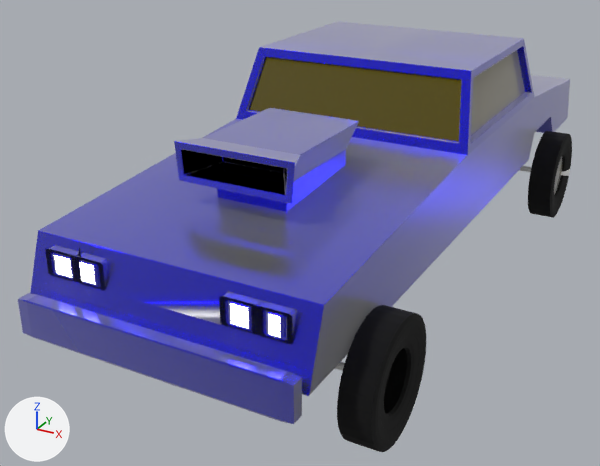
Two versions of the glTF model vehicles/sedan.glb, one commit apart.
Before and after are seen from a camera (50 mm lens) standing at (2.71, -5.71, 3.19) and looking at (-0.44, 0.01, 0.32). The lights are fixed; the arrows at lower left show +X, +Y and +Z. The picture after the commit comes second. Vertices at exactly the same position are counted once.

Objects in the first picture: 'LeftFrontTire', 'LeftRearTire', 'body'.
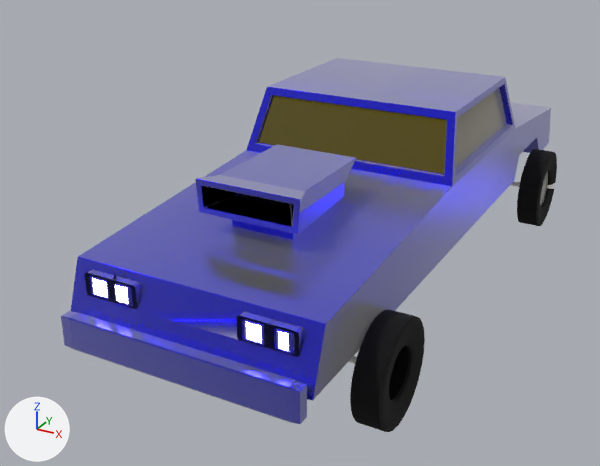
Pixel boxes [x1, y1, x2, y2] of what changed, in the pictures (600 x 466 px; the box of a moved part takes in the faces that stretch with it):
'body', reshaped, moved (11% narrower, 9% shorter)
    before: [18, 21, 570, 424]
    after: [61, 58, 551, 424]
'LeftFrontTire', moved, rescaled (16% narrower, 16% shorter)
    before: [337, 305, 426, 452]
    after: [350, 309, 425, 432]
'LeftRearTire', moved, rescaled (9% narrower, 11% shorter)
    before: [528, 131, 572, 218]
    after: [517, 149, 557, 226]
part 1 of me_circle_001, moved or reshaped
    before: [219, 292, 296, 344]
    after: [237, 312, 302, 357]
part 2 of me_circle_001, moved or reshaped
    before: [45, 245, 109, 290]
    after: [84, 270, 140, 309]
part 3 of me_circle_001, moved or reshaped
    before: [18, 293, 302, 424]
    after: [61, 311, 307, 424]
part 4 of me_circle_001, moved or reshaped
    before: [174, 108, 359, 212]
    after: [195, 144, 356, 240]
part 5 of me_circle_001, moved or reshaped (mostly hidden)
    before: [520, 166, 532, 172]
    after: [511, 182, 520, 187]
part 6 of me_circle_001, moved or reshaped (mostly hidden)
    before: [335, 362, 345, 371]
    after: [349, 356, 357, 363]
part 7 of me_circle_001, moved or reshaped
    before: [30, 21, 570, 396]
    after: [71, 58, 551, 401]

The change, as a diff of the scene's bpy script:
```diff
--- a/vehicles/sedan.glb.py
+++ b/vehicles/sedan.glb.py
@@ me_circle_001 @@
 # used by ob_body; location = (0.0, 0.0, 0.071)
-me_circle_001.from_pydata(...)  # 1384 vertices, 2712 faces; spans x -1.15..1.1, y -2.62..3.66, z 0.32..1.76
+me_circle_001.from_pydata(...)  # 1384 vertices, 2712 faces; spans x -1.04..1.0, y -2.37..3.31, z 0.29..1.59
+# me_circle_001 part 1: the loose piece of 216 vertices spanning x 0.4..0.85, y -2.42..-2.24, z 0.81..1.0 is scaled about the mesh origin by 0.904
+# me_circle_001 part 2: the loose piece of 216 vertices spanning x -0.87..-0.42, y -2.42..-2.24, z 0.73..1.07 is scaled about the mesh origin by 0.904
+# me_circle_001 part 3: the loose piece of 24 vertices spanning x -0.95..0.97, y -2.62..-2.52, z 0.47..0.73 is scaled about the mesh origin by 0.904
+# me_circle_001 part 4: the loose piece of 88 vertices spanning x -0.44..0.44, y -1.65..-0.59, z 1.03..1.53 is scaled about the mesh origin by 0.904
+# me_circle_001 part 5: the loose piece of 64 vertices spanning x -1.08..1.05, y 2.27..2.32, z 0.34..0.38 is scaled about its middle by 0.904, then moved by (0.0, 0.02, -0.03)
+# me_circle_001 part 6: the loose piece of 64 vertices spanning x -1.15..1.1, y -1.84..-1.79, z 0.32..0.37 is scaled about its middle by 0.904, then moved by (0.0, 0.37, -0.03)
+# me_circle_001 part 7: 304 of 1384 vertices moved; they spanned x -1.01..0.99, y -2.5..3.55, z 0.59..1.76 and now span x -0.91..0.9, y -2.26..3.21, z 0.52..1.59; mean shift (0.0, 0.03, -0.11); largest move (-1.01, 3.55, 0.59) -> (-0.91, 3.21, 0.53)
+# other edits to the shape of me_circle_001 do not show in these pictures
 me_circle_001.materials.append(mat_material_001)
@@ me_cylinder_002 @@
 # used by ob_leftfronttire; location = (1.121, -1.805, 0.418)
-me_cylinder_002.from_pydata(...)  # 1184 vertices, 2302 faces; spans x -0.113..0.123, y -0.414..0.414, z -0.414..0.414
+me_cylinder_002.from_pydata(...)  # 1184 vertices, 2302 faces; spans x -0.103..0.112, y -0.375..0.375, z -0.375..0.375
+# me_cylinder_002 part 8: the whole mesh is scaled about its middle by 0.904
 me_cylinder_002.materials.append(mat_tires)
@@ me_cylinder_003 @@
 # used by ob_leftreartire; location = (1.125, 2.288, 0.415)
-me_cylinder_003.from_pydata(...)  # 1216 vertices, 2428 faces; spans x -0.117..0.119, y -0.415..0.414, z -0.414..0.415
+me_cylinder_003.from_pydata(...)  # 1216 vertices, 2428 faces; spans x -0.106..0.108, y -0.375..0.374, z -0.375..0.375
+# me_cylinder_003 part 9: the whole mesh is scaled about its middle by 0.904
 me_cylinder_003.materials.append(mat_tires)
@@ ob_body @@
 ob_body = bpy.data.objects.new('body', me_circle_001)
-ob_body.location = (0.0, 0.0, 0.071)
+ob_body.location = (0.0, -0.013, -0.072)
@@ ob_leftfronttire @@
 ob_leftfronttire = bpy.data.objects.new('LeftFrontTire', me_cylinder_002)
-ob_leftfronttire.location = (1.121, -1.805, 0.418)
+ob_leftfronttire.location = (1.013, -1.46, 0.24)
@@ ob_leftreartire @@
 ob_leftreartire = bpy.data.objects.new('LeftRearTire', me_cylinder_003)
-ob_leftreartire.location = (1.125, 2.288, 0.415)
+ob_leftreartire.location = (1.013, 2.296, 0.252)
```
